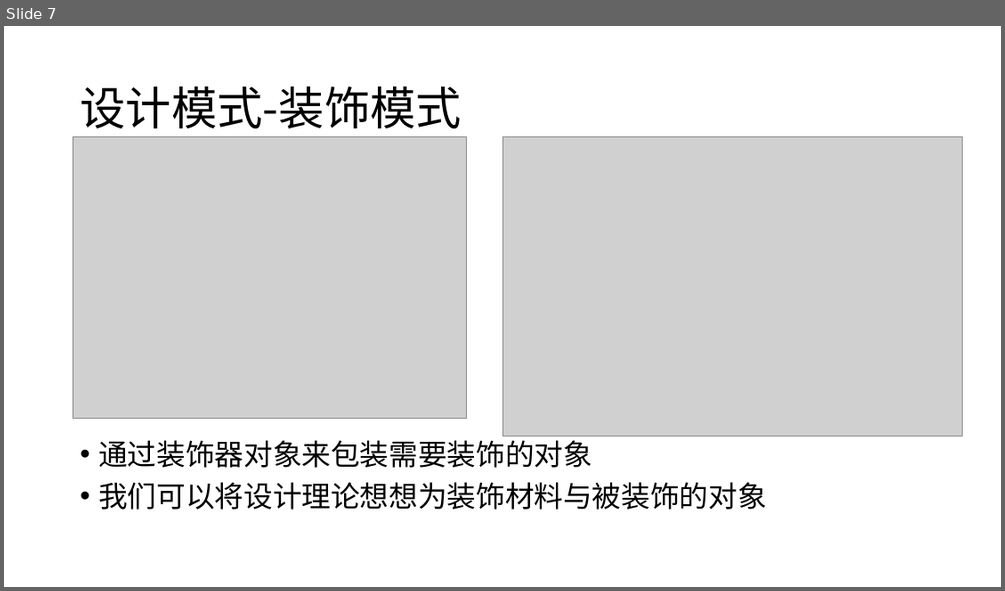
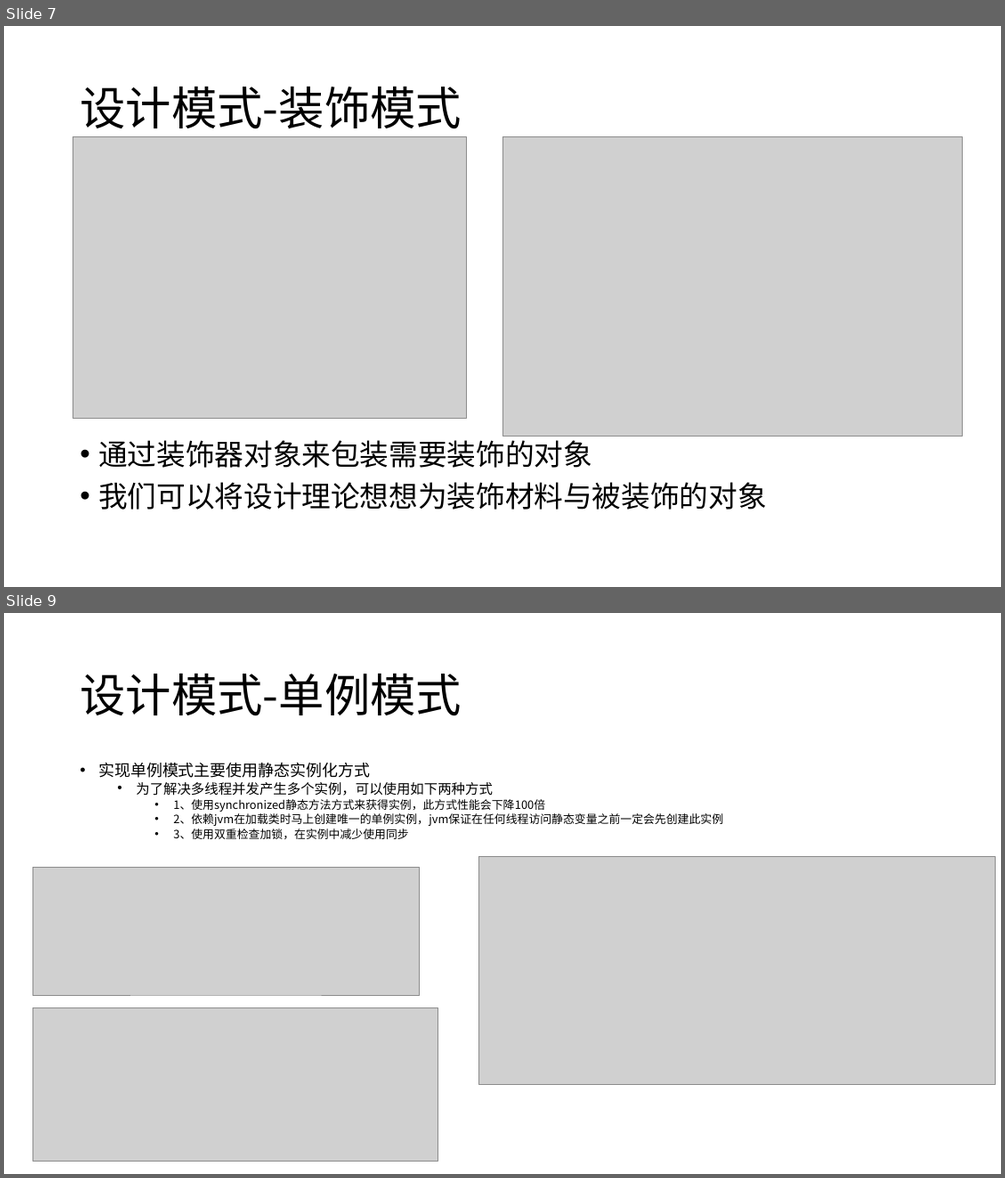
Before and after one commit to leixiangjian/design, a slide deck: JAVA设计模式预习.pptx. Shown one above the other, each under a label of ours: slide 7 before the commit, slides 7 and 9 after it; the slides between them are not shown. The pictures are 1005x591 and 1005x1178 pixels, drawn with LibreOffice and Linux fonts; fonts in the diff are those of the drawing; grey boxes stand for pictures. Boxes give left, top, right and bottom in pixels: in the first picture for what was removed or moved away, otherwise in the second. Text is boxed around its words. In the diff, an @@ line names an element or a change of style, - is before the commit and + after.

```diff
--- a/JAVA设计模式预习.pptx
+++ b/JAVA设计模式预习.pptx
@@ slide 9 added at box(4, 613, 1001, 1174), background #FFFFFF @@
@@ title added at box(80, 674, 461, 716), 44 pt, text #000000 @@
+设计模式-单例模式
@@ text added at box(98, 763, 723, 839), 11 pt, text #000000 @@
+• 实现单例模式主要使用静态实例化方式
+  • 为了解决多线程并发产生多个实例，可以使用如下两种方式
+    • 1、使用synchronized静态方法方式来获得实例，此方式性能会下降100倍
+    • 2、依赖jvm在加载类时马上创建唯一的单例实例，jvm保证在任何线程访问静态变量之前一定会先创建此实例
+    • 3、使用双重检查加锁，在实例中减少使用同步
@@ picture added at box(33, 867, 419, 995) @@
@@ picture added at box(479, 857, 995, 1084) @@
@@ picture added at box(33, 1007, 438, 1160) @@
```
Also in this commit, not shown: 4 other slides added, 53 other files.
